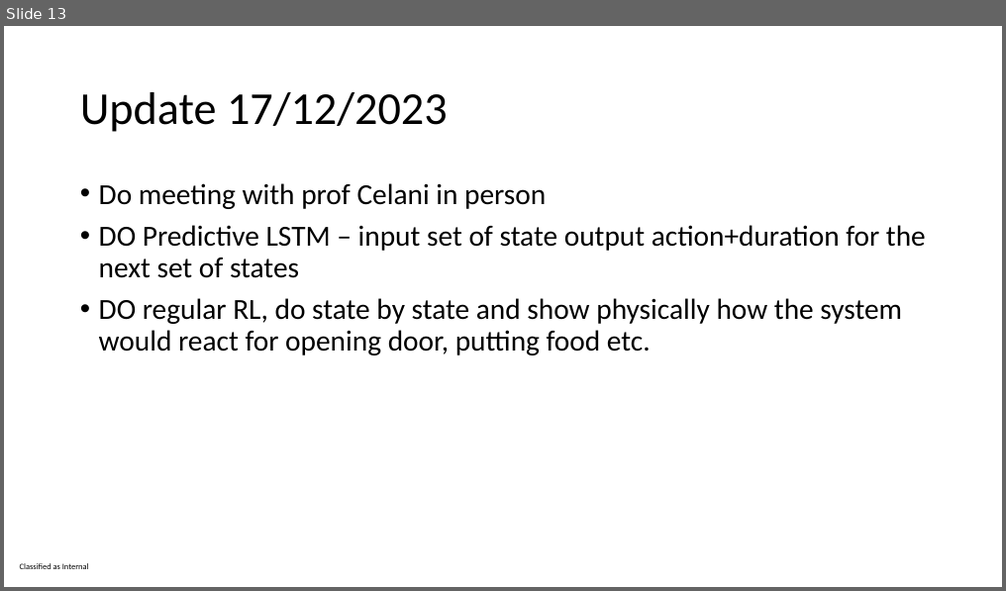
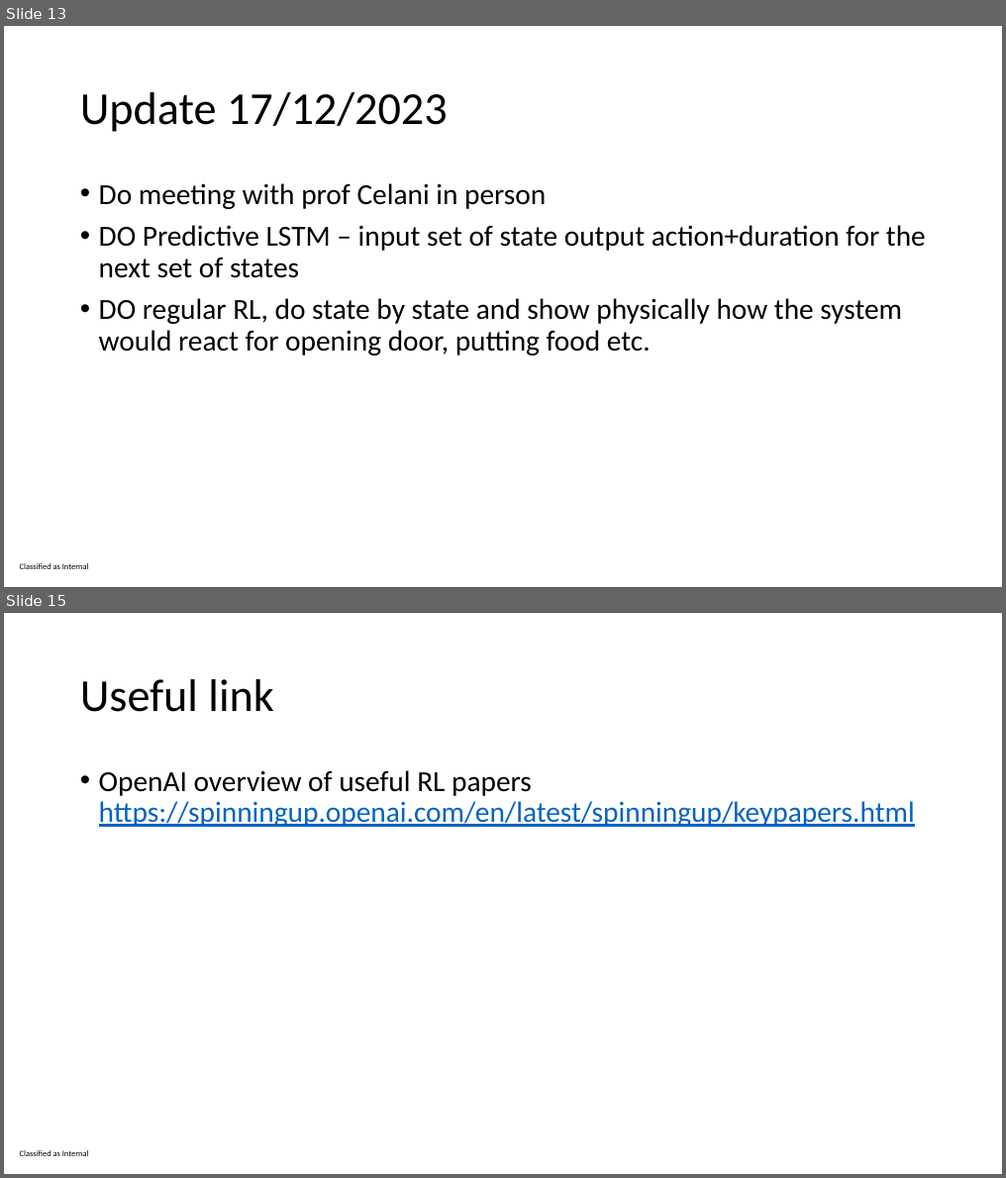
Before and after one commit to ImolaFodor/offline-rl-thesis, a slide deck: thesis proposal planning pre-heat.pptx. Shown one above the other, each under a label of ours: slide 13 before the commit, slides 13 and 15 after it; the slides between them are not shown. The pictures are 1006x591 and 1006x1178 pixels, drawn with LibreOffice and Linux fonts; fonts in the diff are those of the drawing. Boxes give left, top, right and bottom in pixels: in the first picture for what was removed or moved away, otherwise in the second. Text is boxed around its words. In the diff, an @@ line names an element or a change of style, - is before the commit and + after.

```diff
--- a/thesis proposal planning pre-heat.pptx
+++ b/thesis proposal planning pre-heat.pptx
@@ slide 15 added at box(4, 613, 1002, 1174), background #FFFFFF; not listed: 1 template element that a slide beside it also shows @@
@@ title added at box(80, 679, 273, 712), 44 pt, text #000000 @@
+Useful link
@@ text added at box(99, 770, 915, 827), 28 pt, text #0563C1, underline @@
+• OpenAI overview of useful RL papers https://spinningup.openai.com/en/latest/spinningup/keypapers.html
```
Also in this commit, not shown: 1 other slide added.
